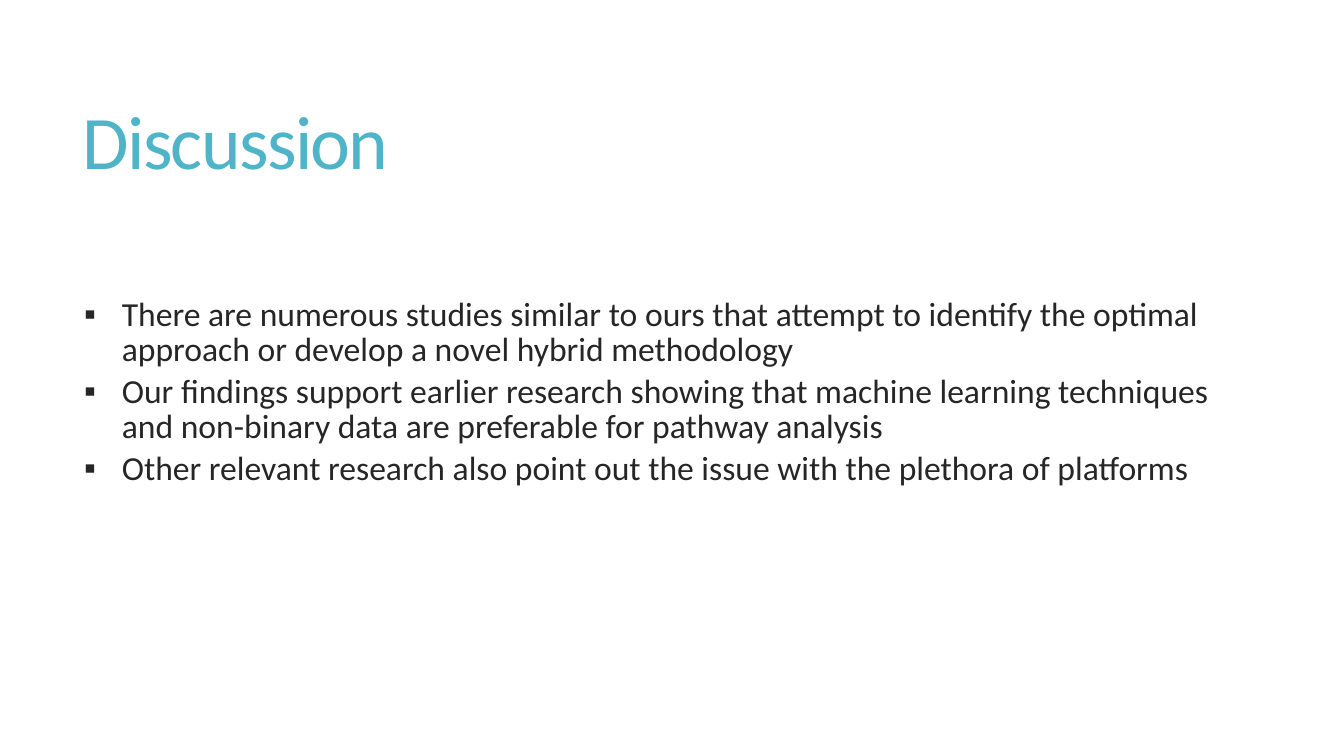
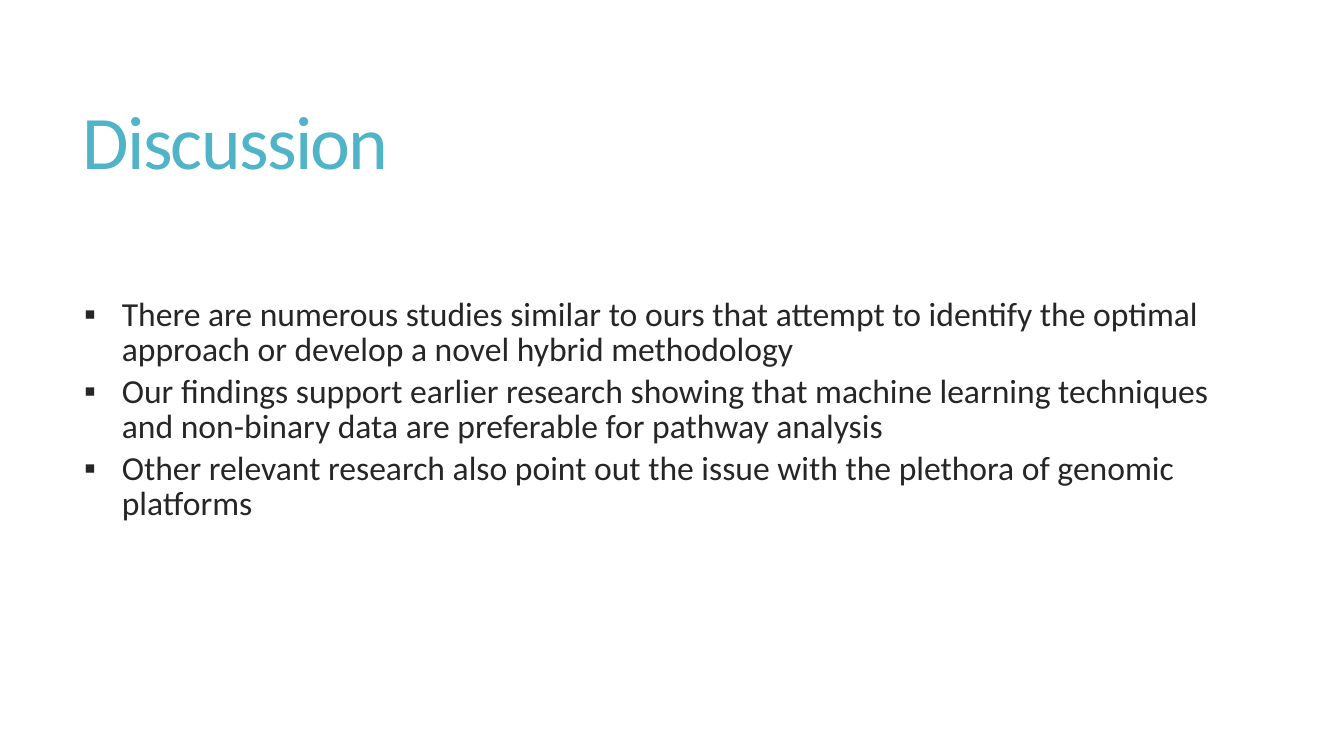
Before and after one commit to fotinidrouma/Pathway-Analysis, a slide deck: slide 35 of Thesis PowerPoint.pptx. Drawn at 1344x756 pixels with LibreOffice and Linux fonts; fonts in the diff are those of the drawing. Boxes give left, top, right and bottom in pixels: in the first picture for what was removed or moved away, otherwise in the second. Text is boxed around its words. In the diff, an @@ line names an element or a change of style, - is before the commit and + after.

```diff
--- a/Thesis PowerPoint.pptx
+++ b/Thesis PowerPoint.pptx
@@ text at (122,456,1173,521): text changed @@
-  ▪ Other relevant research also point out the issue with the plethora of platforms
+  ▪ Other relevant research also point out the issue with the plethora of genomic platforms
```
